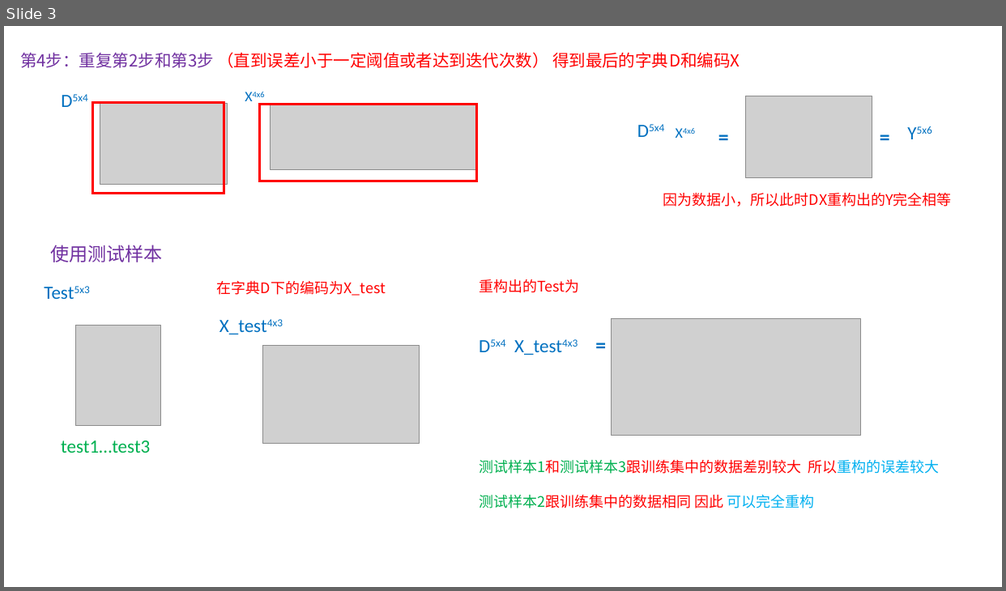
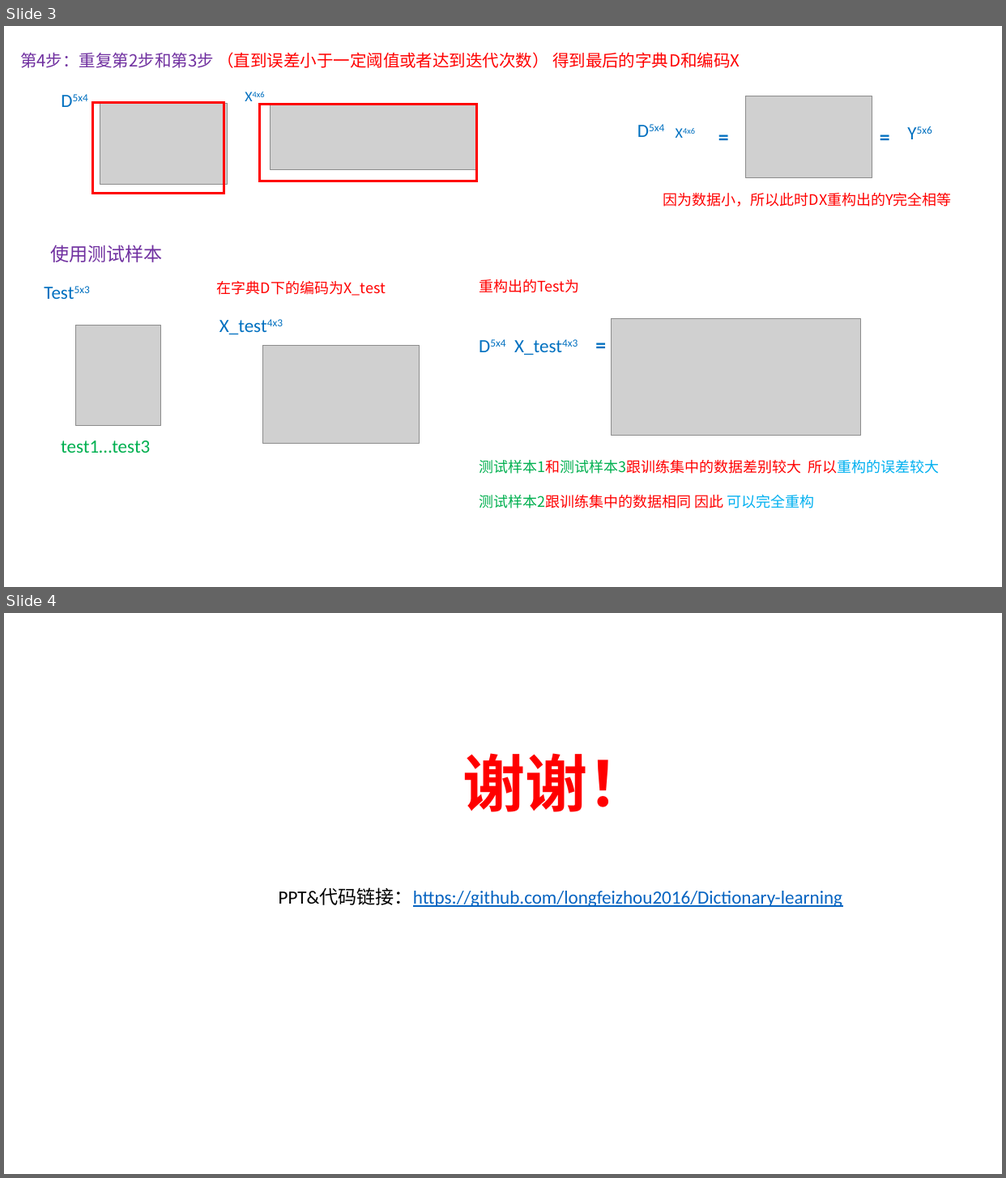
Before and after one commit to longfeizhou2016/Dictionary-learning, a slide deck: DictionaryLearning.pptx. Shown one above the other, each under a label of ours: slide 3 before the commit, slides 3 and 4 after it. The pictures are 1006x591 and 1006x1178 pixels, drawn with LibreOffice and Linux fonts; fonts in the diff are those of the drawing; grey boxes stand for pictures. Boxes give left, top, right and bottom in pixels: in the first picture for what was removed or moved away, otherwise in the second. Text is boxed around its words. In the diff, an @@ line names an element or a change of style, - is before the commit and + after.

Commit message:
update ppt

```diff
--- a/DictionaryLearning.pptx
+++ b/DictionaryLearning.pptx
@@ slide 4 added at (x1=4, y1=613, x2=1002, y2=1174), background #FFFFFF @@
@@ text added at (x1=462, y1=753, x2=650, y2=812), 60 pt, text #FF0000, bold @@
+谢谢！
@@ text added at (x1=279, y1=888, x2=842, y2=907), 18 pt, text #0563C1, underline @@
+PPT&代码链接：https://github.com/longfeizhou2016/Dictionary-learning
```
Also in this commit, not shown: 1 slide removed.
